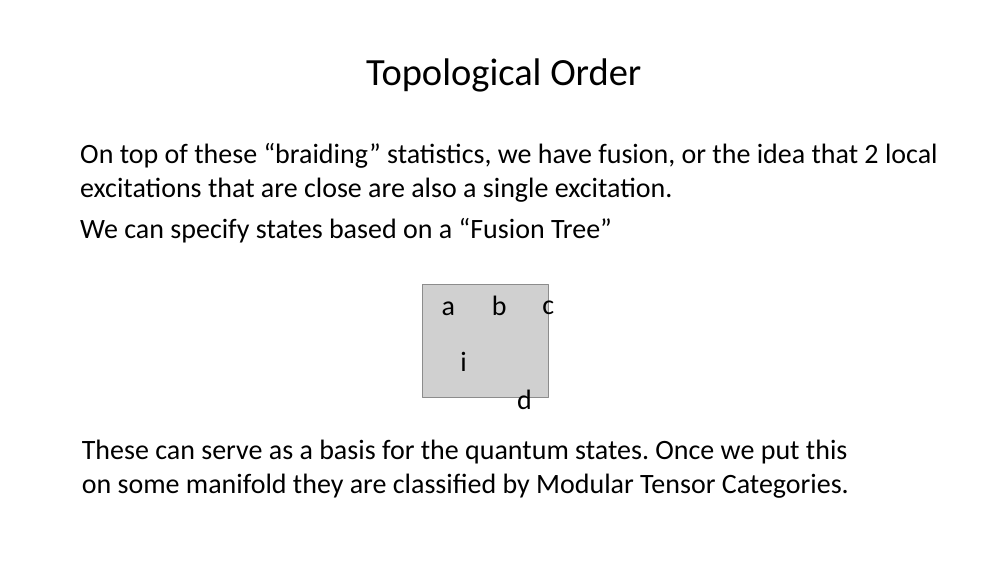
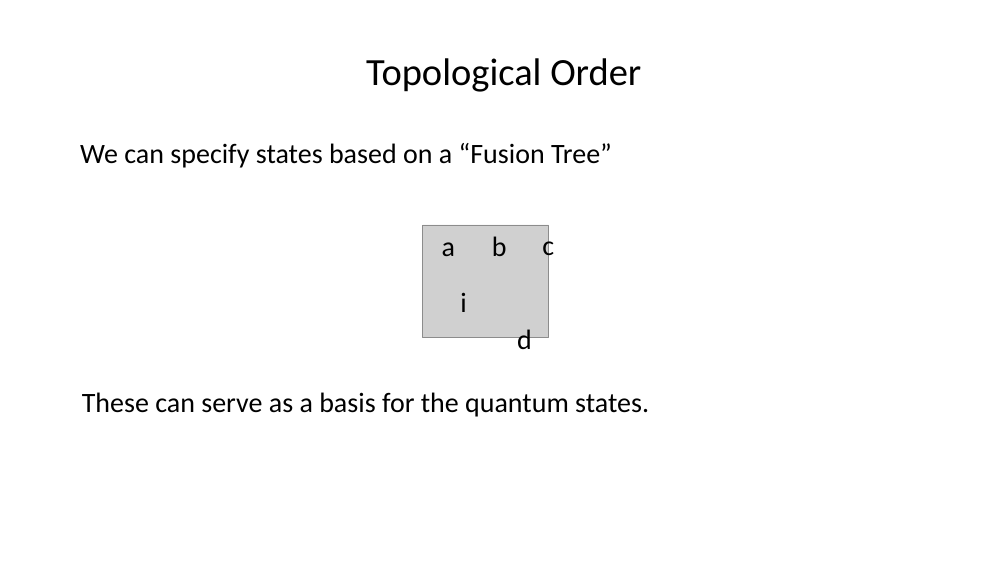
Before and after one commit to asirota12/Thesis, a slide deck: slide 20 of Thesis2.odp (slide 10 before the commit). Drawn at 1008x567 pixels with LibreOffice and Linux fonts; fonts in the diff are those of the drawing; grey boxes stand for pictures. Boxes give left, top, right and bottom in pixels: in the first picture for what was removed or moved away, otherwise in the second. Text is boxed around its words. In the diff, an @@ line names an element or a change of style, - is before the commit and + after.

```diff
--- a/Thesis2.odp
+++ b/Thesis2.odp
@@ text at (80,143,938,202): paragraph removed @@
-On top of these “braiding” statistics, we have fusion, or the idea that 2 local excitations that are close are also a single excitation.
@@ 5 texts, 1 picture: place and size @@
-5 texts, 1 picture at (423,285,554,416)
+5 texts, 1 picture at (423,225,554,356)
@@ text at (82,392,649,417): text changed @@
-These can serve as a basis for the quantum states. Once we put this on some manifold they are classified by Modular Tensor Categories.
+These can serve as a basis for the quantum states.
```
Also in this commit, not shown: 21 other slides changed, 16 slides added, 2 slides removed, 23 other files.
